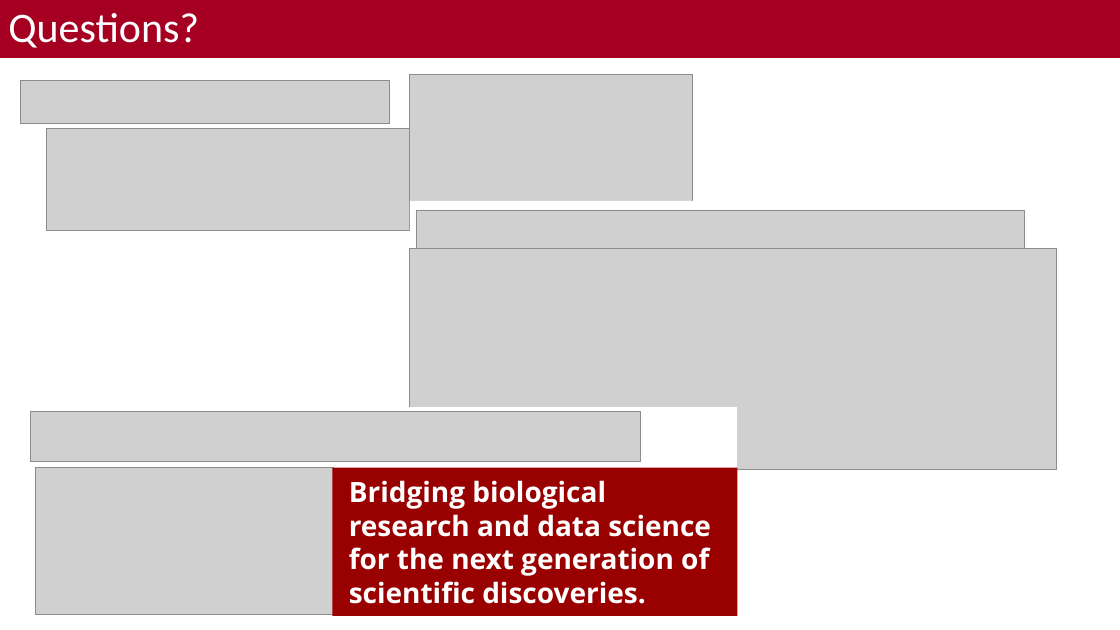
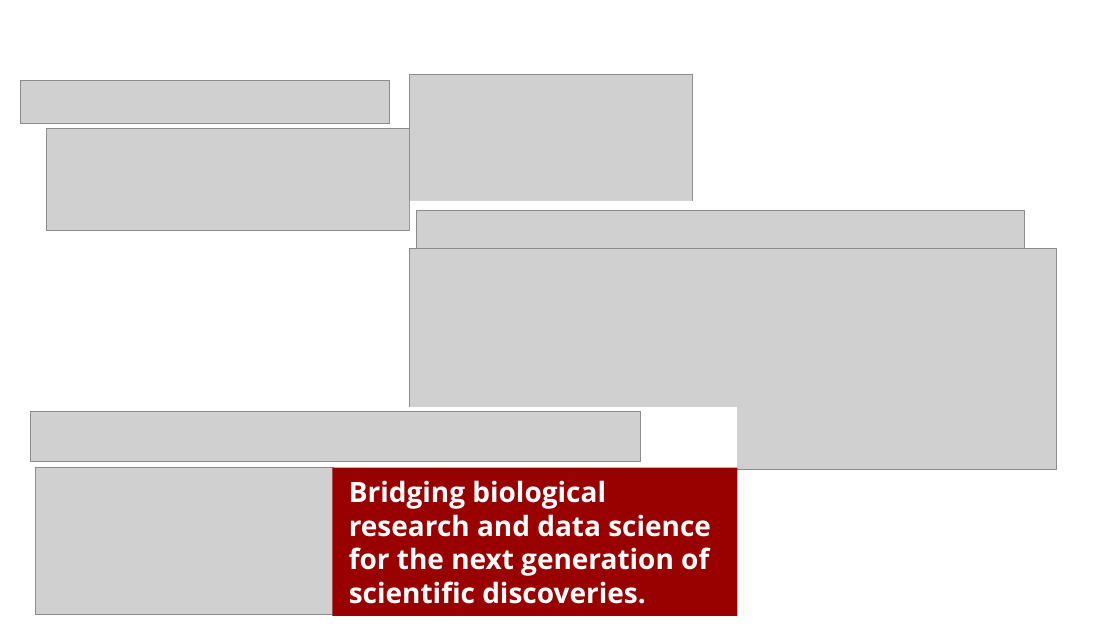
Before and after one commit to bacorli2/scrna_workshop, a slide deck: slide 18 of M6_Monocle_Pseudotime/M6_Monocle_Timeseries.pptx. Drawn at 1120x630 pixels with LibreOffice and Linux fonts; fonts in the diff are those of the drawing; grey boxes stand for pictures; background and template pictures are left out. Boxes give left, top, right and bottom in pixels: in the first picture for what was removed or moved away, otherwise in the second. Text is boxed around its words. In the diff, an @@ line names an element or a change of style, - is before the commit and + after.

```diff
--- a/M6_Monocle_Pseudotime/M6_Monocle_Timeseries.pptx
+++ b/M6_Monocle_Pseudotime/M6_Monocle_Timeseries.pptx
@@ title removed at (x1=0, y1=0, x2=1120, y2=58) @@
-Questions?
```
Also in this commit, not shown: 5 other slides changed.
